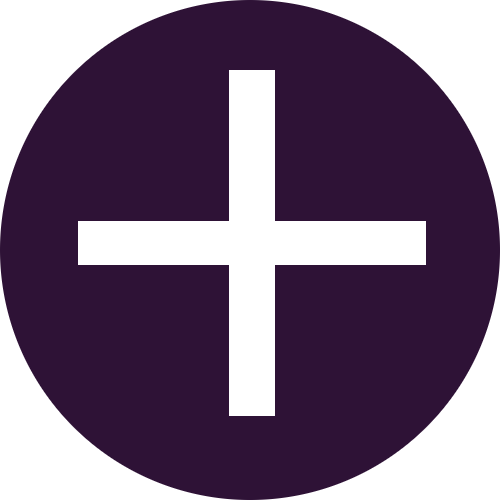
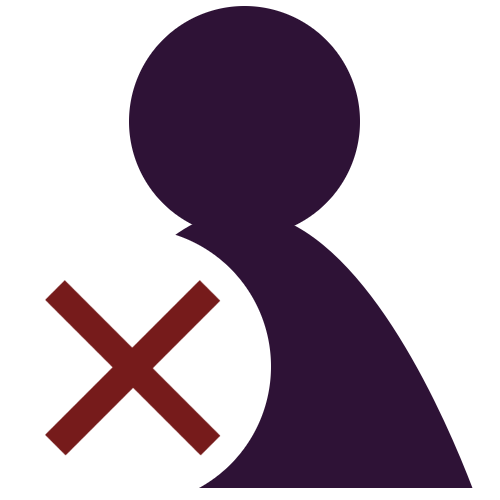
Revision of a layered 500 × 500 image; what changed, layer by layer:
added layer "+ #1" above "Warstwa #6" over [45, 280, 221, 456]
added layer "Warstwa #6" above "Warstwa #4" over [9, 245, 256, 492]
added layer "Warstwa #4" above "Warstwa #3" over [129, 6, 473, 488]
hid "+" over [78, 70, 426, 416]
hid "Warstwa" over [0, 0, 500, 500]
hid "Tło" over [0, 0, 500, 500]
